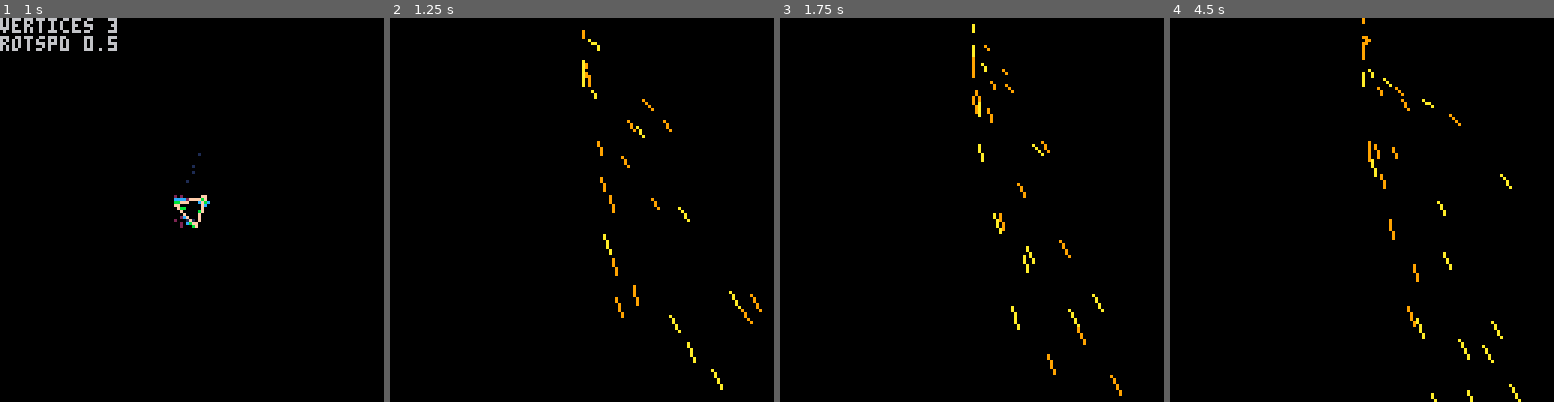
Above: before the commit, frames 1-4 (left to right).
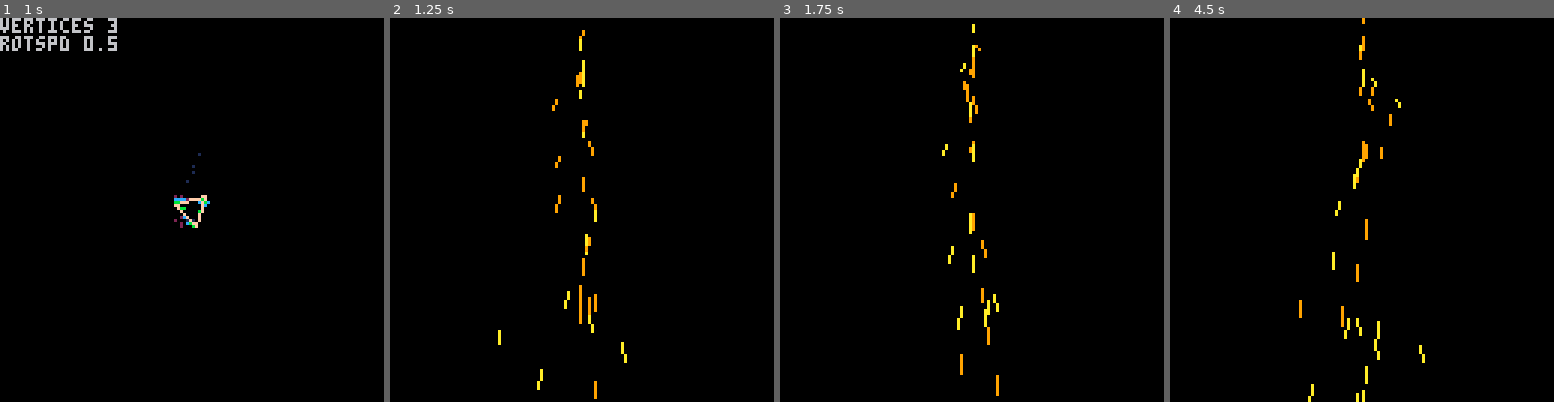
Above: after the commit, the same moments.

Repository: CRBroughton/pico-particles
Game: PICO-8 cartridge pico-particles.p8
Two runs of this game, one before a commit and one after it. Both use one fixed random seed, a clock stepped at 60 frames per second and the inputs below.
Inputs:
- Up to frame 1 (1 s): tap X (X key) at 0.33 s; tap O (Z key) at 0.7 s
- Up to frame 2 (1.25 s): tap X (X key) at 1.07 s
- Up to frame 3 (1.75 s): hold Right from 1.6 s (still down); tap O (Z key) at 1.7 s
- Up to frame 4 (4.5 s): tap X (X key) at 1.85, 2.97, 4.08 s; release Right at 2.1 s; tap O (Z key) every 0.4 s from 2.1 to 4.1 s; hold Up 2.15-2.42 s; hold Right 2.47-3.03 s; hold Left 3.08-3.58 s; hold Down 3.63-3.97 s; hold Right from 4.02 s (still down)

Frame 1 is identical in both runs. In frame 2, 1.6% of the frame differs, in the area x 28-97%, y 4-100%; in frame 3, 1.5%; in frame 4, 1.7%, in the area x 33-92%, y 4-100%.

Commit message:
better sparks

Diff:
--- a/rain.lua
+++ b/rain.lua
@@ -32,7 +32,16 @@
                 x += xSpeed
                 y += ySpeed
                 ySpeed += 0.1
-                xSpeed += 0.1
+
+                randomDIR = rnd()
+                if randomDIR > 0.5 then
+                    xSpeed += 0.1
+
+                end
+                if randomDIR < 0.5 then
+                    xSpeed -= 0.1
+
+                end
 
                 if y > 127 then
                     done = true
